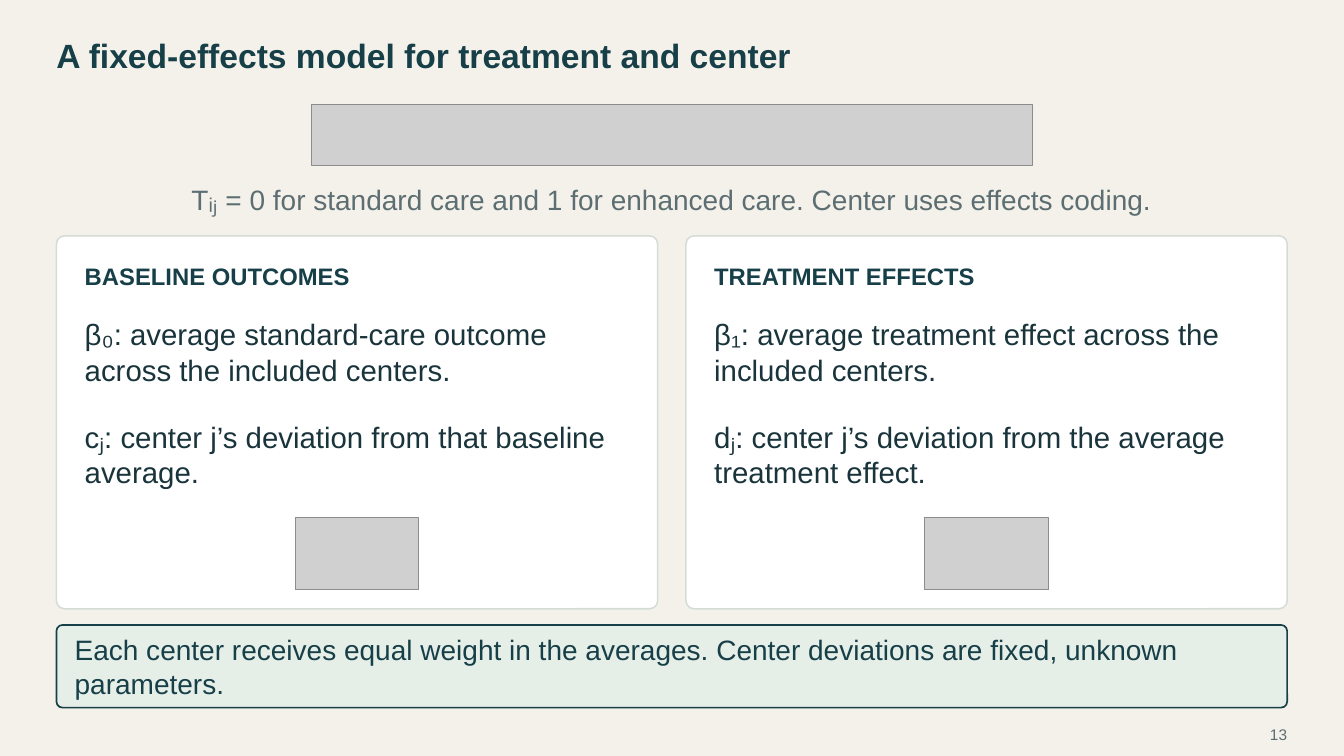
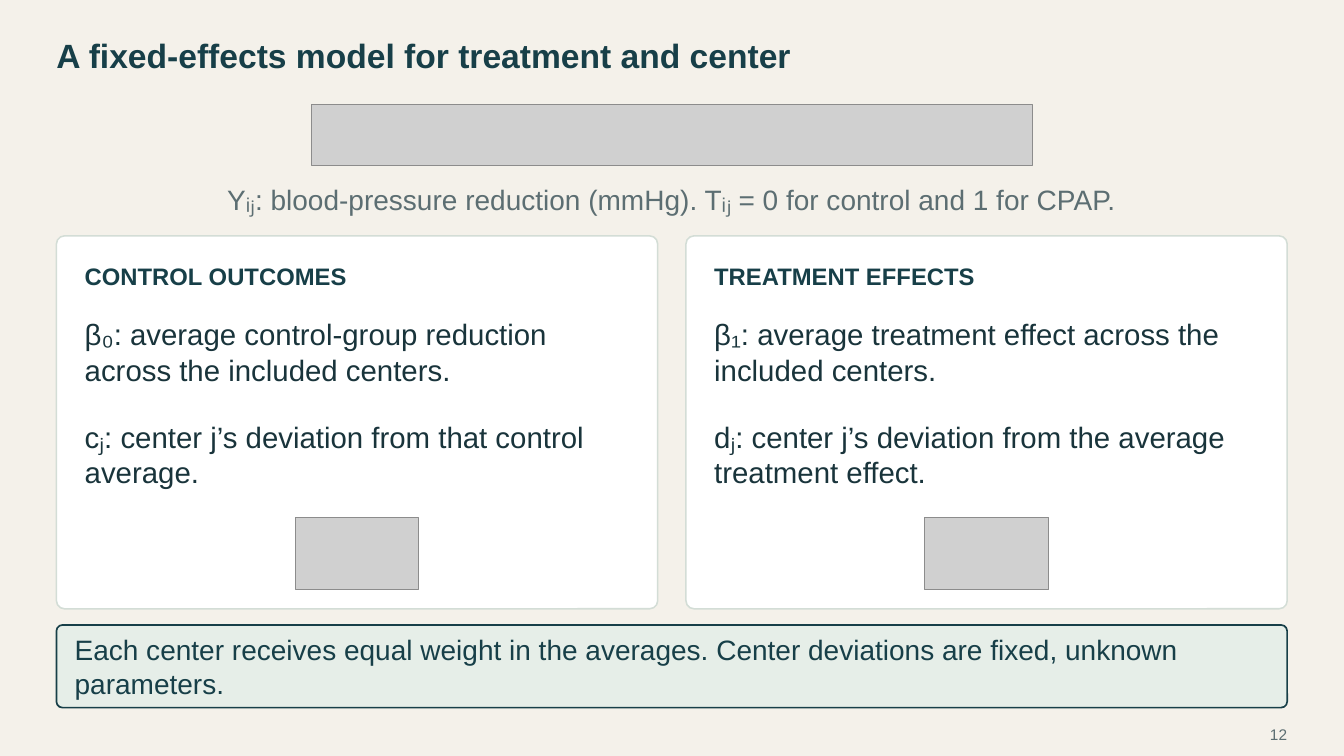
Before and after one commit to Postmus/BeyondMLR, a slide deck: slide 12 of lectures_2627/week2/Beyond_MLR_Week_2.pptx (slide 13 before the commit). Drawn at 1344x756 pixels with LibreOffice and Linux fonts; fonts in the diff are those of the drawing; grey boxes stand for pictures. Boxes give left, top, right and bottom in pixels: in the first picture for what was removed or moved away, otherwise in the second. Text is boxed around its words. In the diff, an @@ line names an element or a change of style, - is before the commit and + after.

```diff
--- a/lectures_2627/week2/Beyond_MLR_Week_2.pptx
+++ b/lectures_2627/week2/Beyond_MLR_Week_2.pptx
@@ text at <box>271,189,1115,215</box>: text changed @@
-Tᵢⱼ = 0 for standard care and 1 for enhanced care. Center uses effects coding.
+Yᵢⱼ: blood-pressure reduction (mmHg). Tᵢⱼ = 0 for control and 1 for CPAP.
@@ text at <box>85,268,347,286</box>: text changed @@
-BASELINE OUTCOMES
+CONTROL OUTCOMES
@@ text at <box>85,323,547,382</box>: text changed @@
-β₀: average standard-care outcome across the included centers.
+β₀: average control-group reduction across the included centers.
@@ text at <box>85,426,583,489</box>: text changed @@
-cⱼ: center j’s deviation from that baseline average.
+cⱼ: center j’s deviation from that control average.
@@ page number at <box>1270,729,1287,740</box>: text changed @@
-13
+12
```
Also in this commit, not shown: 15 other slides changed, 3 slides added, 4 slides removed, 49 other files.
